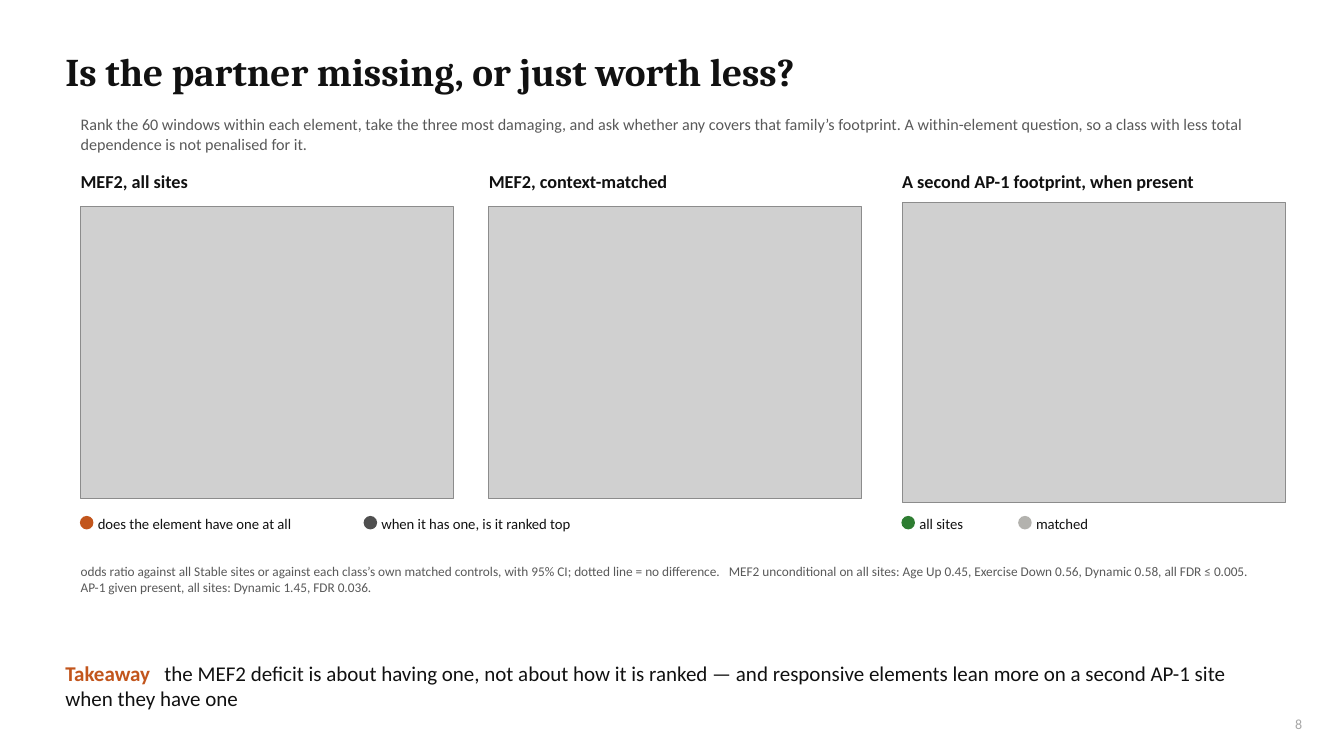
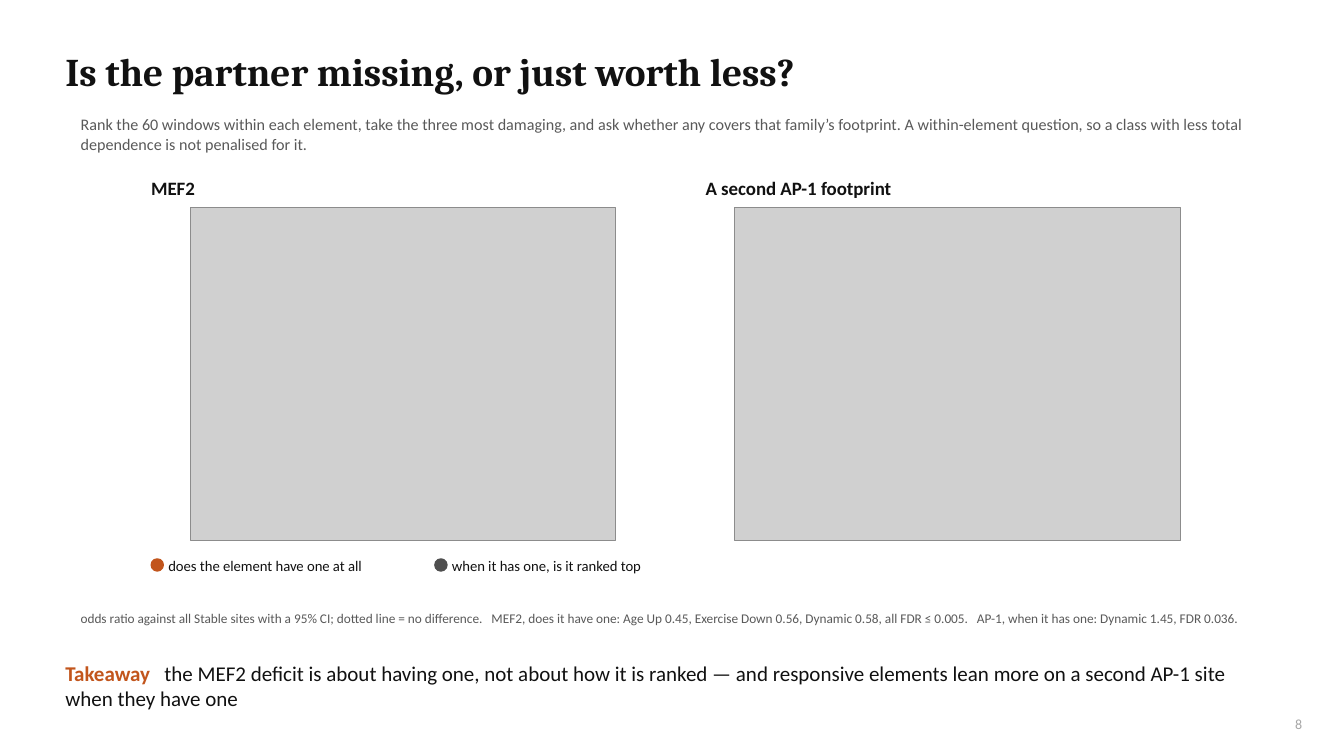
Before and after one commit to cytokine4242/Alpha_Genome_Ap1, a slide deck: slide 8 of Analysis/AP1_AlphaGenome_results.pptx. Drawn at 1344x756 pixels with LibreOffice and Linux fonts; fonts in the diff are those of the drawing; grey boxes stand for pictures. Boxes give left, top, right and bottom in pixels: in the first picture for what was removed or moved away, otherwise in the second. Text is boxed around its words. In the diff, an @@ line names an element or a change of style, - is before the commit and + after.

```diff
--- a/Analysis/AP1_AlphaGenome_results.pptx
+++ b/Analysis/AP1_AlphaGenome_results.pptx
@@ text removed at [489, 175, 667, 191] @@
-MEF2, context-matched
@@ text at [151, 182, 195, 195]: text changed; size 13 to 13.5 pt @@
-MEF2, all sites
+MEF2
@@ picture: place and size @@
-picture at [81, 207, 454, 499]
+picture at [191, 208, 615, 540]
@@ picture removed at [489, 207, 862, 499] @@
@@ text at [706, 181, 891, 198]: text changed; size 13 to 13.5 pt @@
-A second AP-1 footprint, when present
+A second AP-1 footprint
@@ picture added at [735, 208, 1182, 540] @@
@@ picture removed at [902, 203, 1286, 503] @@
@@ ellipse removed at [902, 516, 914, 528] @@
@@ text removed at [919, 519, 963, 529] @@
-all sites
@@ ellipse removed at [1019, 516, 1031, 528] @@
@@ text removed at [1036, 518, 1088, 529] @@
-matched
@@ 2 texts, 2 ellipses: place and size @@
-2 texts, 2 ellipses at [81, 516, 570, 532]
+2 texts, 2 ellipses at [151, 559, 641, 574]
@@ text at [81, 614, 1238, 626]: text changed @@
-odds ratio against all Stable sites or against each class’s own matched controls, with 95% CI; dotted line = no difference. MEF2 unconditional on all sites: Age Up 0.45, Exercise Down 0.56, Dynamic 0.58, all FDR ≤ 0.005. AP-1 given present, all sites: Dynamic 1.45, FDR 0.036.
+odds ratio against all Stable sites with a 95% CI; dotted line = no difference. MEF2, does it have one: Age Up 0.45, Exercise Down 0.56, Dynamic 0.58, all FDR ≤ 0.005. AP-1, when it has one: Dynamic 1.45, FDR 0.036.
```
Also in this commit, not shown: 5 other slides changed, 1 slide added, 26 other files.
